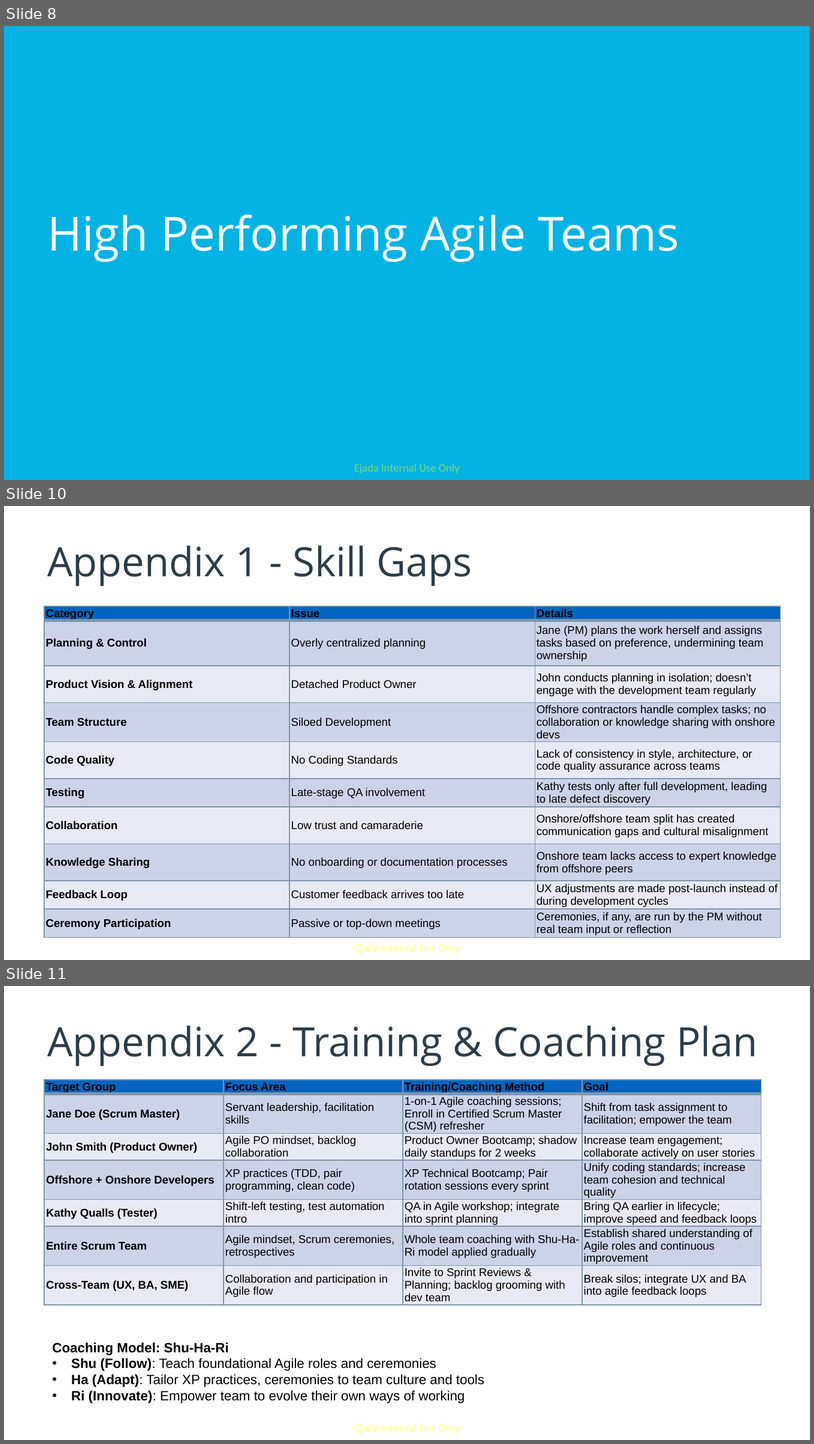
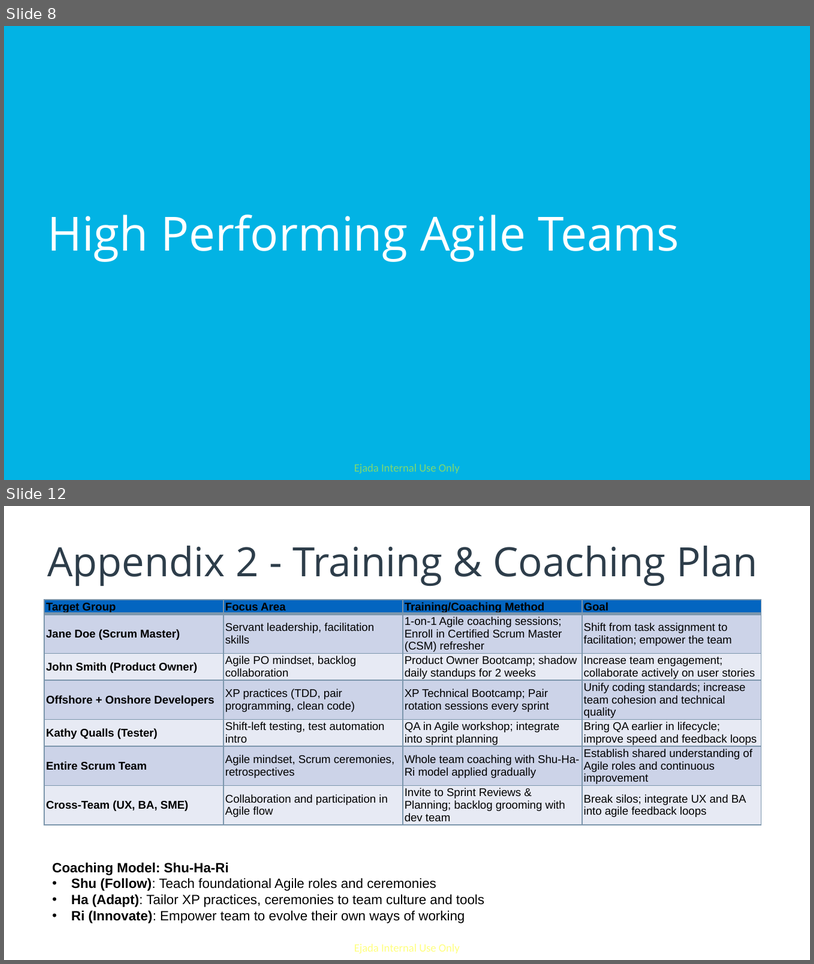
Before and after one commit to salmaAttia/Agile-Software-Developer-Nanodegree-udacity-course-, a slide deck: Project 1 - WorldVisitz Mobile Application Agile Delivery Launch/WorldVisitz-Agile-Onboarding-SalmaAttia.pptx. Shown one above the other, each under a label of ours: slides 8, 10 and 11 before the commit, slides 8 and 12 after it; the slides between them are not shown. The pictures are 814x1444 and 814x964 pixels, drawn with LibreOffice and Linux fonts; fonts in the diff are those of the drawing. Boxes give left, top, right and bottom in pixels: in the first picture for what was removed or moved away, otherwise in the second. Text is boxed around its words. In the diff, an @@ line names an element or a change of style, - is before the commit and + after.

```diff
--- a/Project 1 - WorldVisitz Mobile Application Agile Delivery Launch/WorldVisitz-Agile-Onboarding-SalmaAttia.pptx
+++ b/Project 1 - WorldVisitz Mobile Application Agile Delivery Launch/WorldVisitz-Agile-Onboarding-SalmaAttia.pptx
@@ slide 10 removed at [4, 506, 810, 960], background #FFFFFF; not listed: 1 template element that a slide beside it also shows @@
@@ title removed at [47, 546, 472, 586] @@
-Appendix 1 - Skill Gaps
@@ table removed at [44, 606, 780, 940], 10 rows, 3 columns @@
-Category | Issue | Details
-Planning & Control | Overly centralized planning | Jane (PM) plans the work herself and assigns tasks based on preference, undermining team ownership
-Product Vision & Alignment | Detached Product Owner | John conducts planning in isolation; doesn’t engage with the development team regularly
-Team Structure | Siloed Development | Offshore contractors handle complex tasks; no collaboration or knowledge sharing with onshore devs
-Code Quality | No Coding Standards | Lack of consistency in style, architecture, or code quality assurance across teams
-Testing | Late-stage QA involvement | Kathy tests only after full development, leading to late defect discovery
-Collaboration | Low trust and camaraderie | Onshore/offshore team split has created communication gaps and cultural misalignment
-Knowledge Sharing | No onboarding or documentation processes | Onshore team lacks access to expert knowledge from offshore peers
-Feedback Loop | Customer feedback arrives too late | UX adjustments are made post-launch instead of during development cycles
-Ceremony Participation | Passive or top-down meetings | Ceremonies, if any, are run by the PM without real team input or reflection
@@ what was slide 11 is now slide 12 @@
```
Also in this commit, not shown: 1 slide changed, 2 slides added, 2 other files.
